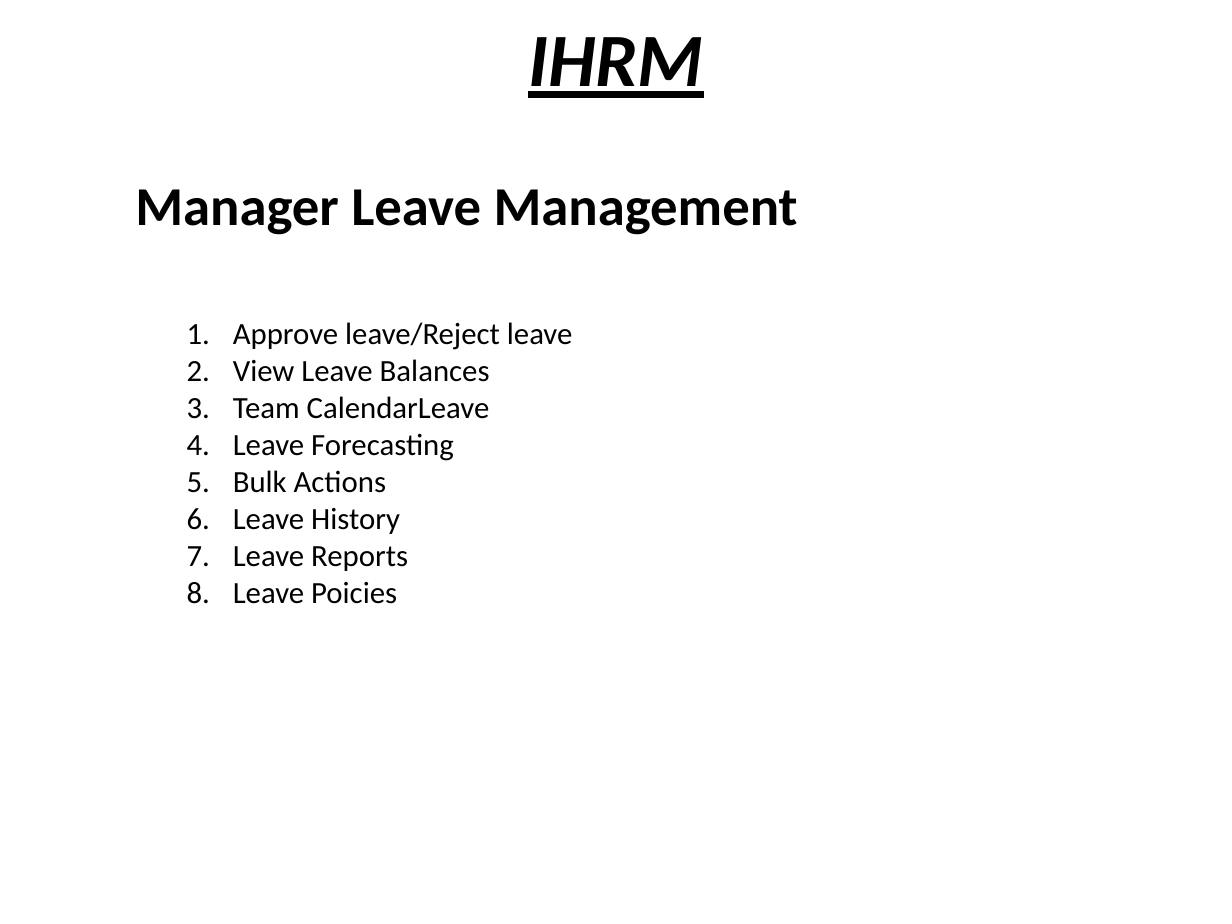
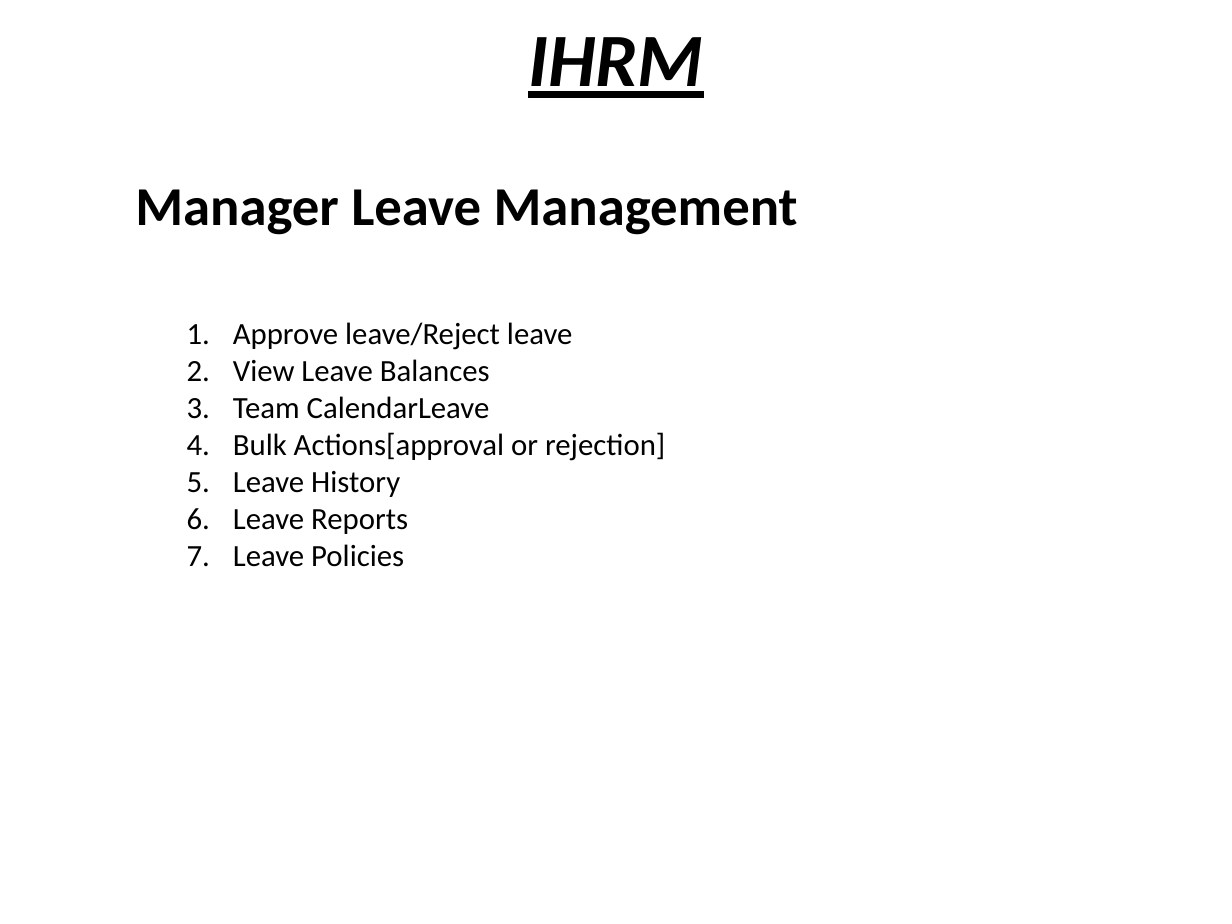
Before and after one commit to Thejesh-ivoyant/ihrm, a slide deck: slide 9 of IHRM ppt.pptx. Drawn at 1232x924 pixels with LibreOffice and Linux fonts; fonts in the diff are those of the drawing. Boxes give left, top, right and bottom in pixels: in the first picture for what was removed or moved away, otherwise in the second. Text is boxed around its words. In the diff, an @@ line names an element or a change of style, - is before the commit and + after.

Commit message:
ihrm ppt changes

```diff
--- a/IHRM ppt.pptx
+++ b/IHRM ppt.pptx
@@ text at <box>233,432,665,461</box>: text changed @@
-4. Leave Forecasting
-5. Bulk Actions
+4. Bulk Actions[approval or rejection]
@@ text at <box>233,544,404,567</box>: text changed @@
-8. Leave Poicies
+7. Leave Policies
```
Also in this commit, not shown: 6 other slides changed.
